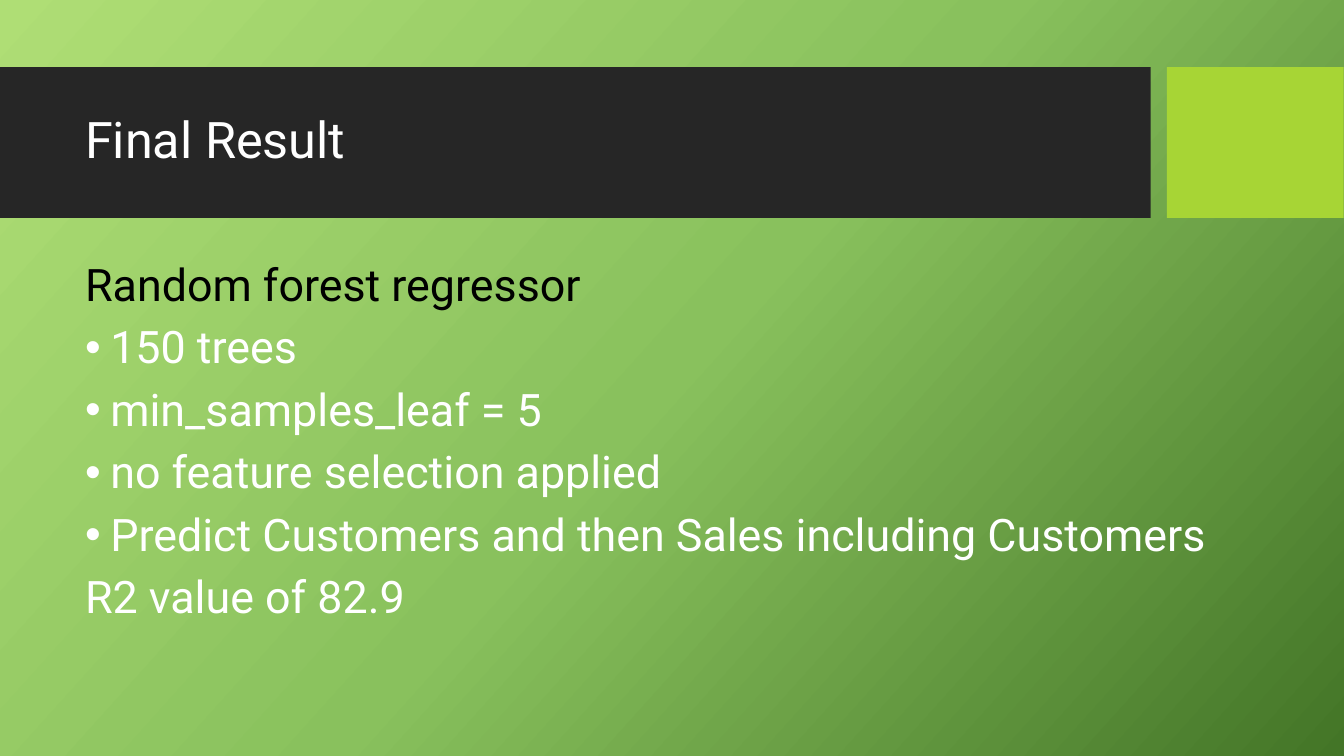
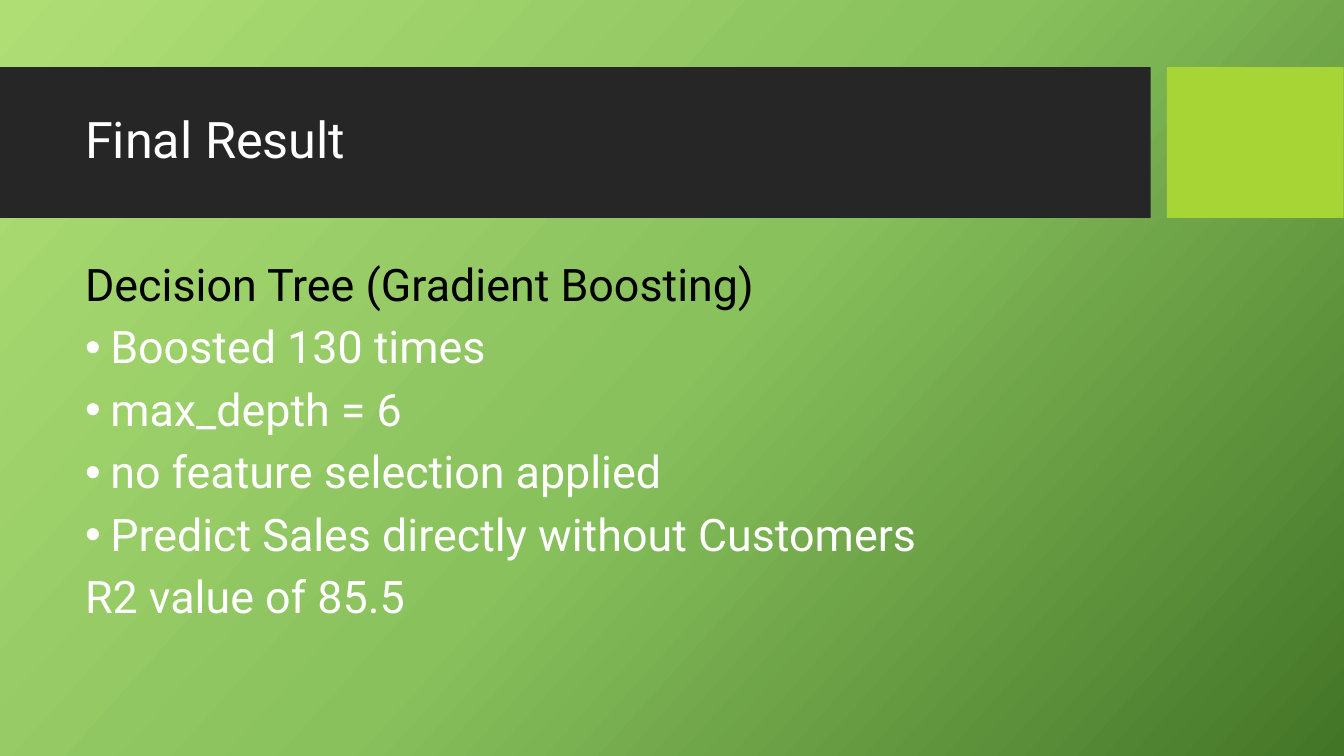
Before and after one commit to PietroMenchetti/DataMiningProject, a slide deck: slide 6 of Submission/Presentation.pptx. Drawn at 1344x756 pixels with LibreOffice and Linux fonts; fonts in the diff are those of the drawing; background and template pictures are left out. Boxes give left, top, right and bottom in pixels: in the first picture for what was removed or moved away, otherwise in the second. Text is boxed around its words. In the diff, an @@ line names an element or a change of style, - is before the commit and + after.

Commit message:
New Results

```diff
--- a/Submission/Presentation.pptx
+++ b/Submission/Presentation.pptx
@@ text at [85,265,754,435]: text changed; text colour #FFFFFF to #000000 @@
-Random forest regressor
-• 150 trees
-• min_samples_leaf = 5
+Decision Tree (Gradient Boosting)
+• Boosted 130 times
+• max_depth = 6
@@ text at [85,517,916,614]: text changed @@
-• Predict Customers and then Sales including Customers
-R2 value of 82.9
+• Predict Sales directly without Customers
+R2 value of 85.5
```
Also in this commit, not shown: 7 other files.
